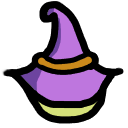
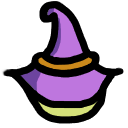
Comparing the layer stacks of the two 128 x 128 images. Changes:
painted on "Paint Layer 1" over (31, 51, 100, 78)
